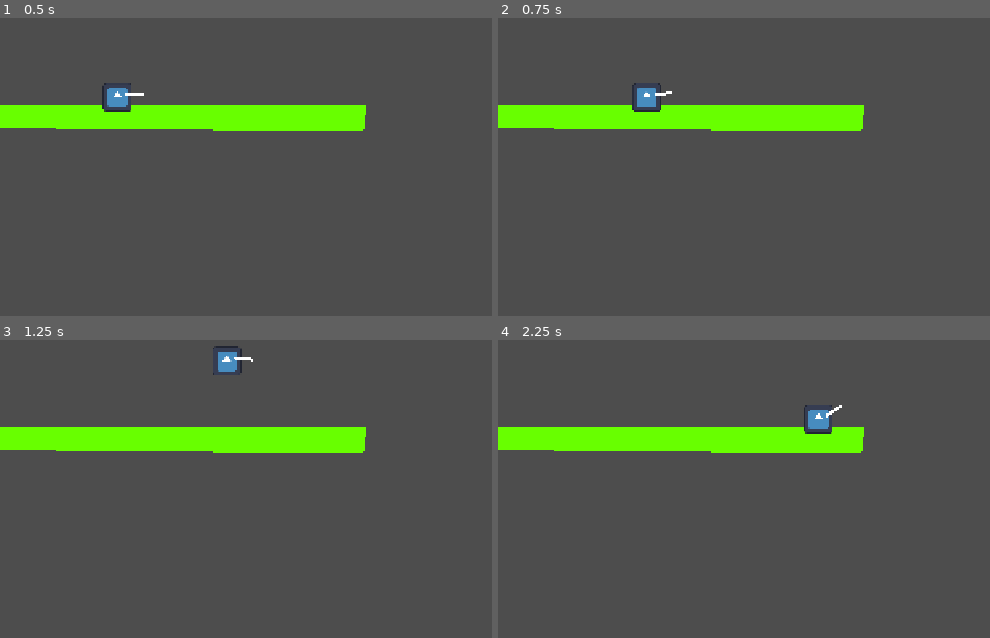
Above: before the commit, frames 1-4 (two rows, left to right).
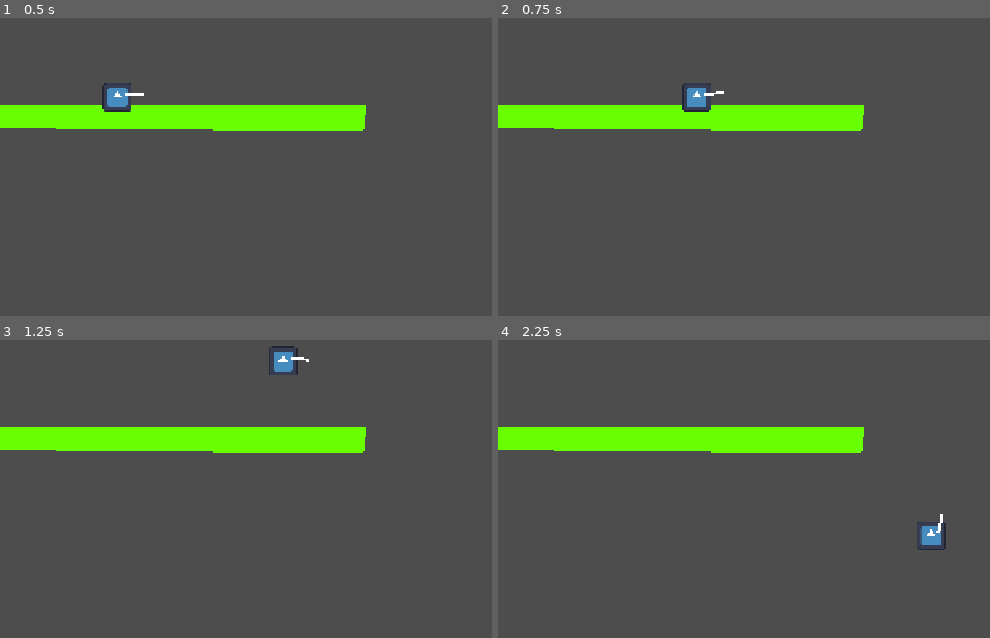
Above: after the commit, the same moments.

Repository: SlayerArman/Zombie-Slayer
Game: Godot game, scene res://scenes/main.tscn
The game is run twice, just before and just after one commit, with the same random seed, the same clock (stepped at 60 frames per second) and the same inputs. The engine's default icon, where the game draws it, is replaced by a stand-in: a white triangle on a blue panel in a dark square.
Inputs (mouse positions are in pixels of both pictures, inside the frame that each line leads up to):
- Up to frame 1 (0.5 s): no input
- Up to frame 2 (0.75 s): tap Enter at 0.5 s; move the mouse to (outside the picture) at 0.52 s; hold Right (right) from 0.53 s (still down); tap Shift (dash, bound only after the commit) at 0.6 s; click (outside the picture) at 0.67 s
- Up to frame 3 (1.25 s): keep holding Right (right); tap Space (jump) at 0.77 s
- Up to frame 4 (2.25 s): move the mouse to (739, 435) at 1.27 s; tap Shift (dash, bound only after the commit) at 1.35 s; click (739, 435) at 1.42 s; tap Space (jump) at 1.52 s; move the mouse to (outside the picture) at 2.02 s; release Right (right) at 2.03 s; hold A (left) from 2.03 s (still down); tap Alt at 2.1 s; click (outside the picture) at 2.17 s

Frame 1 is identical in both runs. In frame 2, 0.9% of the frame differs, in the area x 27-46%, y 21-32%; in frame 3, 0.7%; in frame 4, 0.8%.

Commit message:
added dash to movement

Diff:
--- a/project.godot
+++ b/project.godot
@@ -47,6 +47,11 @@
 , Object(InputEventKey,"resource_local_to_scene":false,"resource_name":"","device":-1,"window_id":0,"alt_pressed":false …(183 unchanged characters)…
 ]
 }
+dash={
+"deadzone": 0.2,
+"events": [Object(InputEventKey,"resource_local_to_scene":false,"resource_name":"","device":-1,"window_id":0,"alt_pressed":false,"shift_pressed":false,"ctrl_pressed":false,"meta_pressed":false,"pressed":false,"keycode":0,"physical_keycode":4194325,"key_label":0,"unicode":0,"location":0,"echo":false,"script":null)
+]
+}
 
 [physics]
 
--- a/scripts/player.gd
+++ b/scripts/player.gd
@@ -2,30 +2,71 @@
 
 @export var move_speed: float = 250.0
 @export var jump_velocity: float = -420.0
+@export var gravity: float = 980.0
 
-var gravity: float = 980.0
+@export var dash_speed: float = 850.0
+@export var dash_duration: float = 0.14
+@export var dash_cooldown: float = 0.45
+
+var is_dashing: bool = false
+var dash_timer: float = 0.0
+var dash_cooldown_timer: float = 0.0
+var dash_direction: float = 1.0
 
 @onready var sprite: AnimatedSprite2D = $AnimatedSprite2D
 @onready var aim_pivot: Node2D = $AimPivot
 
 
 func _physics_process(delta: float) -> void:
+
+	dash_cooldown_timer = maxf(
+		0.0,
+		dash_cooldown_timer - delta
+	)
+
+	var direction := Input.get_axis("left", "right")
+	var mouse_position := get_global_mouse_position()
+
+	sprite.flip_h = mouse_position.x < global_position.x
+	aim_pivot.look_at(mouse_position)
+
+	if Input.is_action_just_pressed("dash"):
+		if not is_dashing and dash_cooldown_timer <= 0.0:
+			start_dash(direction, mouse_position)
+
+	if is_dashing:
+		dash_timer -= delta
+		velocity = Vector2(dash_direction * dash_speed, 0.0)
+
+		if dash_timer <= 0.0:
+			is_dashing = false
+			dash_cooldown_timer = dash_cooldown
+
+		move_and_slide()
+		return
+
 	if not is_on_floor():
 		velocity.y += gravity * delta
-
-	var direction := Input.get_axis(
-		"left",
-        "right"
-	)
 
 	velocity.x = direction * move_speed
 
 	if Input.is_action_just_pressed("jump") and is_on_floor():
 		velocity.y = jump_velocity
 
-	var mouse_position := get_global_mouse_position()
+	move_and_slide()
 
-	sprite.flip_h = mouse_position.x < global_position.x
-	aim_pivot.look_at(mouse_position)
 
-	move_and_slide()
+func start_dash(direction: float, mouse_position: Vector2) -> void:
+
+	if direction != 0.0:
+		dash_direction = signf(direction)
+	else:
+		var mouse_offset := mouse_position.x - global_position.x
+
+		if mouse_offset != 0.0:
+			dash_direction = signf(mouse_offset)
+		else:
+			dash_direction = -1.0 if sprite.flip_h else 1.0
+
+	is_dashing = true
+	dash_timer = dash_duration
